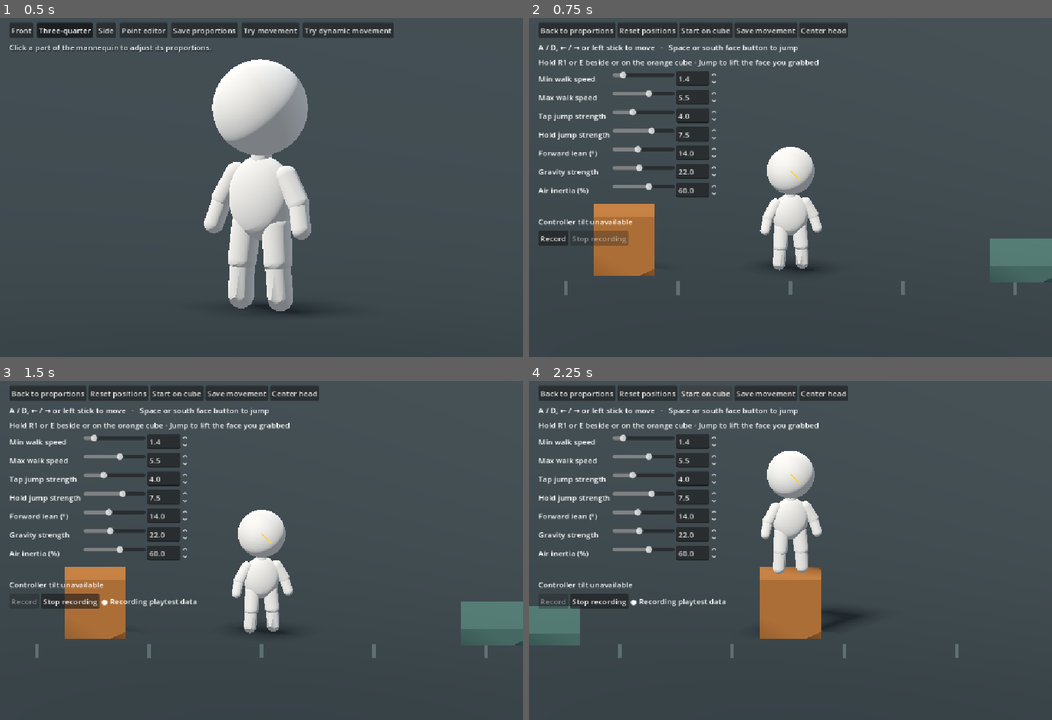
Above: before the commit, frames 1-4 (two rows, left to right).
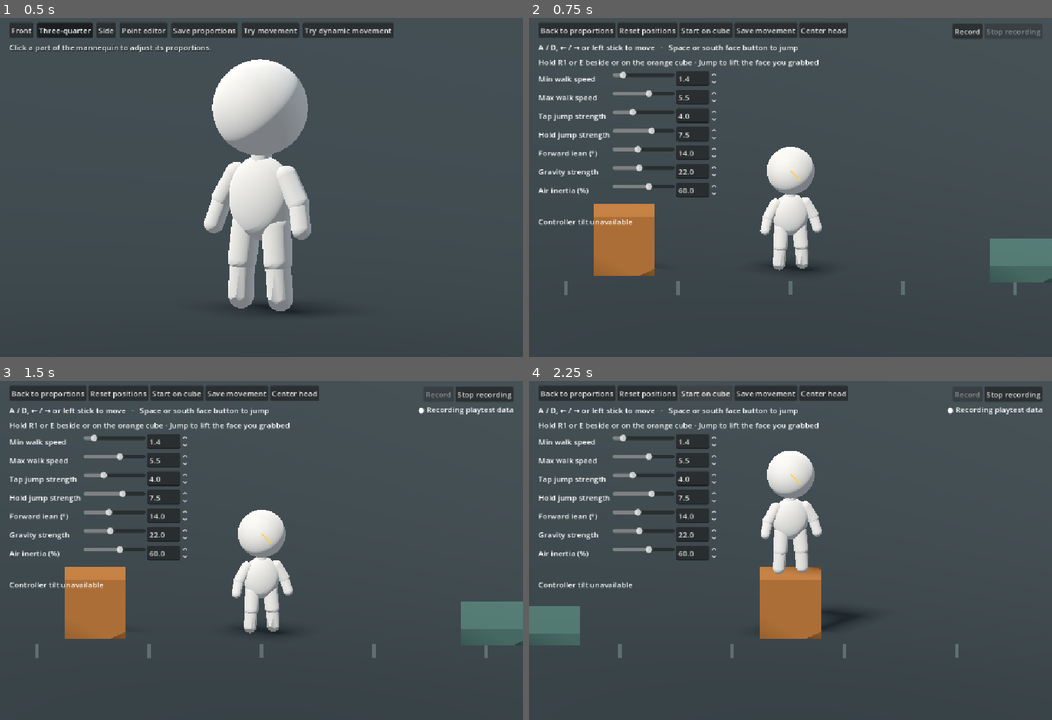
Above: after the commit, the same moments.

Repository: mdlvr1w/creation-game
Game: Godot game, scene res://game/mannequin_view.tscn
The game is run twice, just before and just after one commit, with the same random seed, the same clock (stepped at 60 frames per second) and the same inputs.
Inputs:
- Up to frame 1 (0.5 s): no input
- Up to frame 2 (0.75 s): click "Try movement" at 0.5 s
- Up to frame 3 (1.5 s): click "Record" at 1.25 s
- Up to frame 4 (2.25 s): click "Start on cube" at 2 s

Frame 1 is identical in both runs. In frame 2, 0.8% of the frame differs, in the area x 1-98%, y 1-68%; in frame 3, 1.3%; in frame 4, 1.3%, in the area x 1-99%, y 1-68%.

Commit message:
Expose live cube physics settings in the preview

Diff:
--- /dev/null
+++ b/game/cube_controls.gd
@@ -0,0 +1,84 @@
+extends PanelContainer
+
+const CONTROLS := {
+	&"mass": ["Weight (kg)", 0.25, 30.0, 0.05],
+	&"bounce": ["Bounciness", 0.0, 1.0, 0.01],
+	&"friction": ["Surface friction", 0.0, 1.0, 0.01],
+}
+
+signal property_changed(key: StringName, value: float)
+var fields: Dictionary[StringName, SpinBox] = {}
+
+
+func _ready() -> void:
+	var style := StyleBoxFlat.new()
+	style.bg_color = Color("#20292e")
+	style.border_color = Color("#9c683e")
+	style.set_border_width_all(1)
+	style.set_corner_radius_all(7)
+	for side in [SIDE_LEFT, SIDE_TOP, SIDE_RIGHT, SIDE_BOTTOM]:
+		style.set_content_margin(side, 12)
+	add_theme_stylebox_override("panel", style)
+	var column := VBoxContainer.new()
+	column.add_theme_constant_override("separation", 8)
+	add_child(column)
+
+	var heading := HBoxContainer.new()
+	column.add_child(heading)
+	var title := Label.new()
+	title.text = "Orange cube"
+	title.size_flags_horizontal = Control.SIZE_EXPAND_FILL
+	heading.add_child(title)
+	var close := Button.new()
+	close.text = "Close"
+	close.focus_mode = Control.FOCUS_NONE
+	close.pressed.connect(hide)
+	heading.add_child(close)
+
+	var grid := GridContainer.new()
+	grid.columns = 3
+	grid.add_theme_constant_override("h_separation", 8)
+	column.add_child(grid)
+	for key: StringName in CONTROLS:
+		add_control(grid, key)
+	hide()
+
+
+func add_control(grid: GridContainer, key: StringName) -> void:
+	var config: Array = CONTROLS[key]
+	var label := Label.new()
+	label.text = config[0]
+	grid.add_child(label)
+	var slider := HSlider.new()
+	slider.custom_minimum_size.x = 86
+	slider.size_flags_vertical = Control.SIZE_SHRINK_CENTER
+	slider.focus_mode = Control.FOCUS_NONE
+	grid.add_child(slider)
+	var field := SpinBox.new()
+	field.custom_minimum_size.x = 78
+	grid.add_child(field)
+	fields[key] = field
+	for control: Range in [slider, field]:
+		control.min_value = config[1]
+		control.max_value = config[2]
+		control.step = config[3]
+	slider.share(field)
+	field.value_changed.connect(func(value: float): property_changed.emit(key, value))
+	field.get_line_edit().text_submitted.connect(func(_value: String):
+		field.get_line_edit().release_focus()
+	)
+
+
+func open_at(cursor: Vector2, values: Dictionary) -> void:
+	for key: StringName in fields:
+		fields[key].set_value_no_signal(values[key])
+	show()
+	reset_size()
+	var viewport := get_viewport_rect().size
+	var x := cursor.x + 24.0
+	if x + size.x > viewport.x - 12.0:
+		x = cursor.x - size.x - 24.0
+	position = Vector2(
+		clampf(x, 12.0, maxf(12.0, viewport.x - size.x - 12.0)),
+		clampf(cursor.y - size.y * 0.5, 12.0, maxf(12.0, viewport.y - size.y - 12.0))
+	)
--- a/game/grabbable_cube.gd
+++ b/game/grabbable_cube.gd
@@ -39,3 +39,19 @@
 	angular_velocity = Vector3.ZERO
 	sleeping = false
 	reset_physics_interpolation()
+
+
+func tuning() -> Dictionary:
+	return {
+		"mass": mass,
+		"bounce": physics_material_override.bounce,
+		"friction": physics_material_override.friction,
+	}
+
+
+func adjust_property(key: StringName, value: float) -> void:
+	match key:
+		&"mass": mass = value
+		&"bounce": physics_material_override.bounce = value
+		&"friction": physics_material_override.friction = value
+	sleeping = false
--- a/game/movement_preview.gd
+++ b/game/movement_preview.gd
@@ -2,6 +2,7 @@
 
 const PlaytestRecorder := preload("res://game/playtest_recorder.gd")
 const Mannequin := preload("res://game/mannequin.gd")
+const CubeControls := preload("res://game/cube_controls.gd")
 const GrabCube := preload("res://game/grabbable_cube.gd")
 const HeadLook := preload("res://game/controller_head_look.gd")
 const DynamicController := preload("res://game/dynamic_mannequin_controller.gd")
@@ -37,6 +38,8 @@
 var tuning_status := Label.new()
 var recorder := PlaytestRecorder.new()
 var capture_status := Label.new()
+var cube_controls := CubeControls.new()
+var pending_cube_pick := Vector2.INF
 var record_button: Button
 var stop_record_button: Button
 
@@ -114,11 +117,17 @@
 
 
 func _unhandled_input(event: InputEvent) -> void:
-	if event is InputEventMouseButton and event.pressed and typing_number():
-		get_viewport().gui_get_focus_owner().release_focus()
+	if event is InputEventMouseButton and event.pressed:
+		if typing_number():
+			get_viewport().gui_get_focus_owner().release_focus()
+		if event.button_index == MOUSE_BUTTON_LEFT:
+			pending_cube_pick = event.position
 
 
 func _physics_process(delta: float) -> void:
+	if pending_cube_pick.is_finite():
+		pick_cube(pending_cube_pick)
+		pending_cube_pick = Vector2.INF
 	var use_keyboard := not typing_number()
 	var left := use_keyboard and (Input.is_physical_key_pressed(KEY_A) or Input.is_physical_key_pressed(KEY_LEFT))
 	var right := use_keyboard and (Input.is_physical_key_pressed(KEY_D) or Input.is_physical_key_pressed(KEY_RIGHT))
@@ -146,6 +155,21 @@
 		reset_sandbox()
 
 
+func pick_cube(cursor: Vector2) -> void:
+	var origin := camera.project_ray_origin(cursor)
+	var end := origin + camera.project_ray_normal(cursor) * 40.0
+	var hit := get_world_3d().direct_space_state.intersect_ray(PhysicsRayQueryParameters3D.create(origin, end, 3))
+	if not hit.is_empty() and hit.collider == cube:
+		cube_controls.open_at(cursor, cube.tuning())
+	else:
+		cube_controls.hide()
+
+
+func adjust_cube(key: StringName, value: float) -> void:
+	cube.adjust_property(key, value)
+	recorder.log_event("cube_tuning", {"changed": key, "properties": cube.tuning()})
+
+
 func reset_sandbox() -> void:
 	recorder.log_event("reset_positions", {})
 	player.reset()
@@ -217,10 +241,12 @@
 	var interface := CanvasLayer.new()
 	add_child(interface)
 	var panel := VBoxContainer.new()
+	panel.mouse_filter = Control.MOUSE_FILTER_IGNORE
 	panel.position = Vector2(20, 18)
 	panel.add_theme_constant_override("separation", 8)
 	interface.add_child(panel)
 	var buttons := HBoxContainer.new()
+	buttons.mouse_filter = Control.MOUSE_FILTER_IGNORE
 	panel.add_child(buttons)
 	add_button(buttons, "Back to proportions", Callable(self, "return_to_viewer"))
 	add_button(buttons, "Reset positions", reset_sandbox)
@@ -239,13 +265,23 @@
 		add_adjustment(panel, key)
 	panel.add_child(tuning_status)
 	panel.add_child(motion_status)
+	var capture_panel := VBoxContainer.new()
+	capture_panel.mouse_filter = Control.MOUSE_FILTER_IGNORE
+	capture_panel.grow_horizontal = Control.GROW_DIRECTION_BEGIN
+	interface.add_child(capture_panel)
 	var capture_buttons := HBoxContainer.new()
-	panel.add_child(capture_buttons)
+	capture_buttons.mouse_filter = Control.MOUSE_FILTER_IGNORE
+	capture_buttons.alignment = BoxContainer.ALIGNMENT_END
+	capture_panel.add_child(capture_buttons)
 	record_button = add_button(capture_buttons, "Record", start_recording)
 	stop_record_button = add_button(capture_buttons, "Stop recording", recorder.stop)
 	stop_record_button.disabled = true
-	capture_buttons.add_child(capture_status)
+	capture_status.horizontal_alignment = HORIZONTAL_ALIGNMENT_RIGHT
+	capture_panel.add_child(capture_status)
+	capture_panel.set_anchors_and_offsets_preset(Control.PRESET_TOP_RIGHT, Control.PRESET_MODE_MINSIZE, 20)
 	recorder.status_changed.connect(update_recording_status)
+	interface.add_child(cube_controls)
+	cube_controls.property_changed.connect(adjust_cube)
 
 
 func start_recording() -> void:
@@ -262,6 +298,7 @@
 		"movement": player.settings.values,
 		"proportions": JSON.parse_string(proportions),
 		"cube_mass": cube.mass,
+		"cube_properties": cube.tuning(),
 	})
 
 
@@ -329,6 +366,7 @@
 
 func add_adjustment(panel: VBoxContainer, key: StringName) -> void:
 	var row := HBoxContainer.new()
+	row.mouse_filter = Control.MOUSE_FILTER_IGNORE
 	panel.add_child(row)
 	var label := Label.new()
 	label.custom_minimum_size.x = 152
--- a/tests/recording_test.gd
+++ b/tests/recording_test.gd
@@ -17,12 +17,30 @@
 	var folder := ProjectSettings.globalize_path(path)
 
 	check(recorder.start({"test": "first"}, path), "start the first recording")
-	await create_timer(0.55).timeout
+	await create_timer(0.15).timeout
+	var click := InputEventMouseButton.new()
+	click.button_index = MOUSE_BUTTON_LEFT
+	click.pressed = true
+	click.position = preview.camera.unproject_position(preview.cube.global_position)
+	root.push_input(click, true)
+	await physics_frame
+	await process_frame
+	check(preview.cube_controls.visible, "clicking the cube opens its context panel")
+	preview.cube_controls.fields[&"mass"].value = 8.5
+	preview.cube_controls.fields[&"bounce"].value = 0.65
+	preview.cube_controls.fields[&"friction"].value = 0.12
+	var properties: Dictionary = preview.cube.tuning()
+	check(is_equal_approx(properties.mass, 8.5) and is_equal_approx(properties.bounce, 0.65)
+		and is_equal_approx(properties.friction, 0.12), "cube fields update live physics properties")
+	preview.reset_sandbox()
+	check(is_equal_approx(preview.cube.mass, 8.5), "reset preserves cube tuning within the preview")
 	check(preview.record_button.disabled and not preview.stop_record_button.disabled, "recording controls reflect active capture")
 	recorder.stop()
 	var trace := FileAccess.get_file_as_string(folder.path_join("trace.jsonl"))
 	check(trace.contains('"first"') and trace.contains('"kind":"physics"') and trace.contains('"kind":"stop"'),
 		"the first trace contains start, physics, and stop")
+	check(trace.contains('"kind":"cube_tuning"') and trace.contains('"mass":8.5'),
+		"recording includes live cube tuning")
 
 	var legacy_frame := FileAccess.open(folder.path_join("frame_000000.jpg"), FileAccess.WRITE)
 	legacy_frame.close()
Not shown, added: game/cube_controls.gd.uid
Not shown, changed: DESIGN-JOURNAL.md
